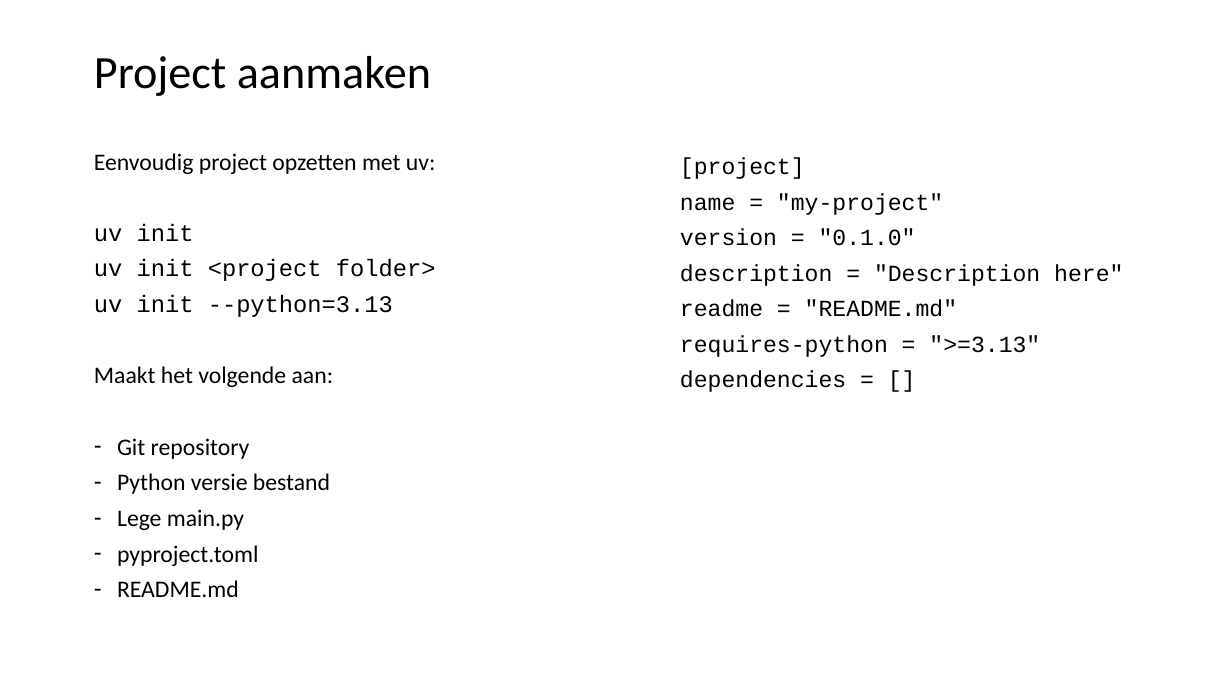
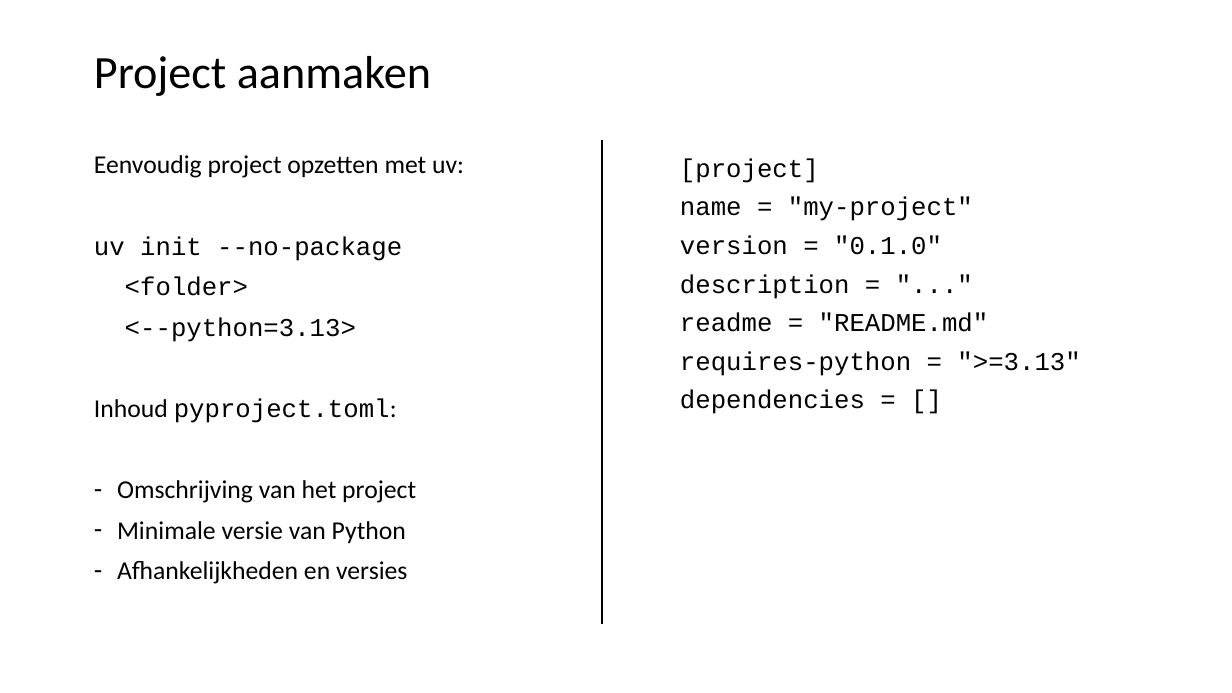
Before and after one commit to LFKoning/knowledge-sharing, a slide deck: slide 22 of python_course_4p/1_venv_package/1_venv_package.pptx. Drawn at 1232x693 pixels with LibreOffice and Linux fonts; fonts in the diff are those of the drawing. Boxes give left, top, right and bottom in pixels: in the first picture for what was removed or moved away, otherwise in the second. Text is boxed around its words. In the diff, an @@ line names an element or a change of style, - is before the commit and + after.

Commit message:
Updates to Python 4P

```diff
--- a/python_course_4p/1_venv_package/1_venv_package.pptx
+++ b/python_course_4p/1_venv_package/1_venv_package.pptx
@@ line added from (603, 140) to (603, 625), #000000 1.5 pt @@
@@ text at bbox=[94, 155, 464, 178]: size 18.5 to 20 pt in "Eenvoudig project opzetten met uv:"; line spacing 0.8 to 0.9 @@
@@ text at bbox=[680, 158, 1080, 414]: size 18 to 20 pt in "[project]", "name = "my-project"", "version = "0.1.0"", "readme = "README.md"" and 2 more places @@
@@ text at bbox=[94, 236, 416, 584]: text changed; size 18.5 to 20 pt @@
-uv init
-uv init <project folder>
-uv init --python=3.13
-Maakt het volgende aan:
-– Git repository
-– Python versie bestand
-– Lege main.py
-– pyproject.toml
-– README.md
+uv init --no-package
+<folder>
+<--python=3.13>
+Inhoud pyproject.toml:
+– Omschrijving van het project
+– Minimale versie van Python
+– Afhankelijkheden en versies
@@ text at bbox=[680, 274, 850, 299]: text changed; size 18 to 20 pt @@
-description = "Description here"
+description = "..."
```
Also in this commit, not shown: 25 other slides changed, 1 slide added, 6 other files.
